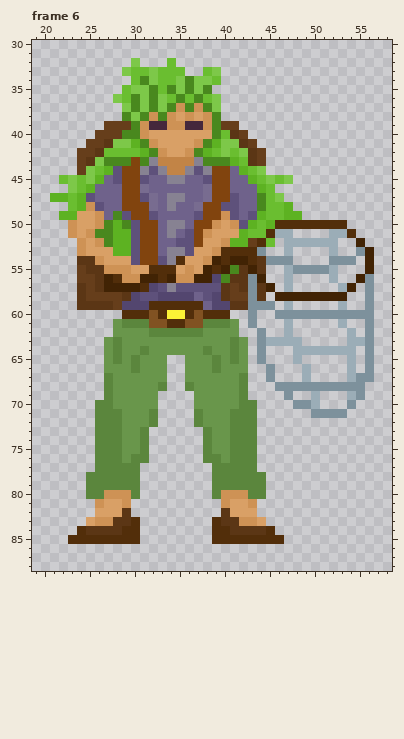
Pixel-art file, stored at Assets/Sprites/Characters/bipoleVIcharacters.aseprite. Above: the version before the commit.
70x90 pixels, 8 frames. Colours within 5 levels of each other are drawn and written as one. Shown: frame 6: x 19..58, y 30..88. The commit also changed other frames, which this record leaves out.
Now the later version:
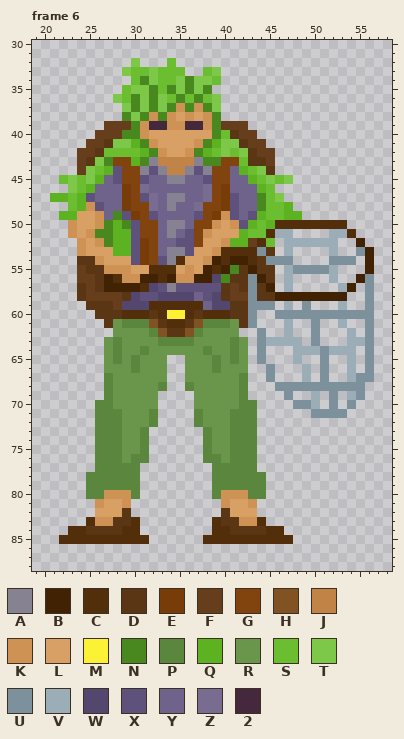
Palette (. is transparent): A #878292  B #412304  C #522e0a  D #5b3615  E #773c08  F #663e1b  G #81440e  H #815222  J #c28446  K #ce9255  L #d9a066  M #fbf236  N #49881e  P #5b863d  Q #5db222  R #69964b  S #6abe30  T #7dc849  U #7d919c  V #9badb7  W #53466f  X #5e517b  Y #6f628b  Z #786c90  2 #45283c
From old to new:
{"where": "frame 6, layers \"Upper\", \"Main\""}
{"frame":6,"y":39,"x":42,"old":".","new":"F"}
{"frame":6,"y":40,"x":43,"old":".","new":"F"}
{"frame":6,"y":41,"x":44,"old":".","new":"F"}
{"frame":6,"y":42,"x":45,"old":".","new":"F"}
{"frame":6,"y":43,"x":28,"old":"NNG","new":"GGQ"}
{"frame":6,"y":43,"x":40,"old":"NQ","new":"GG"}
{"frame":6,"y":43,"x":44,"old":"F.","new":"DF"}
{"frame":6,"y":44,"x":45,"old":".","new":"D"}
{"frame":6,"y":46,"x":29,"old":"G","new":"E"}
{"frame":6,"y":46,"x":40,"old":"G","new":"E"}
{"frame":6,"y":47,"x":29,"old":"G","new":"E"}
{"frame":6,"y":47,"x":40,"old":"G","new":"E"}
{"frame":6,"y":48,"x":29,"old":"G","new":"E"}
{"frame":6,"y":48,"x":40,"old":"X","new":"E"}
{"frame":6,"y":49,"x":30,"old":"G","new":"E"}
{"frame":6,"y":49,"x":39,"old":"G","new":"E"}
{"frame":6,"y":52,"x":31,"old":"G","new":"E"}
{"frame":6,"y":53,"x":31,"old":"G","new":"E"}
{"frame":6,"y":53,"x":45,"old":".","new":"D"}
{"frame":6,"y":54,"x":31,"old":"G","new":"E"}
{"frame":6,"y":55,"x":45,"old":".","new":"D"}
{"frame":6,"y":56,"x":45,"old":".","new":"D"}
{"frame":6,"y":58,"x":45,"old":".","new":"D"}
{"frame":6,"y":59,"x":24,"old":"D","new":"."}
{"frame":6,"y":59,"x":49,"old":".","new":"U"}
{"frame":6,"y":60,"x":26,"old":"...","new":"DDD"}
{"frame":6,"y":60,"x":32,"old":"H","new":"D"}
{"frame":6,"y":60,"x":37,"old":"H","new":"D"}
{"frame":6,"y":60,"x":41,"old":"..","new":"DD"}
{"frame":6,"y":61,"x":27,"old":".","new":"D"}
{"frame":6,"y":61,"x":33,"old":"H","new":"D"}
{"frame":6,"y":61,"x":36,"old":"H","new":"D"}
{"frame":6,"y":61,"x":42,"old":".","new":"D"}
{"frame":6,"y":61,"x":50,"old":".","new":"U"}
{"frame":6,"y":62,"x":33,"old":"PPPP","new":"HDDH"}
{"frame":6,"y":62,"x":50,"old":".","new":"U"}
{"frame":6,"y":63,"x":33,"old":"RRRR","new":"PPPP"}
{"frame":6,"y":63,"x":50,"old":".","new":"U"}
{"frame":6,"y":64,"x":51,"old":"V","new":"U"}
{"frame":6,"y":65,"x":51,"old":".","new":"U"}
{"frame":6,"y":66,"x":51,"old":".","new":"U"}
{"frame":6,"y":67,"x":51,"old":".","new":"U"}
{"frame":6,"y":69,"x":52,"old":".","new":"U"}
{"frame":6,"y":70,"x":52,"old":".","new":"U"}
{"frame":6,"y":83,"x":25,"old":"L","new":"C"}
{"frame":6,"y":83,"x":44,"old":"L","new":"C"}
{"frame":6,"y":84,"x":23,"old":".","new":"C"}
{"frame":6,"y":84,"x":46,"old":".","new":"C"}
{"frame":6,"y":85,"x":22,"old":".","new":"C"}
{"frame":6,"y":85,"x":31,"old":".","new":"C"}
{"frame":6,"y":85,"x":38,"old":".","new":"C"}
{"frame":6,"y":85,"x":47,"old":".","new":"C"}
{"label":"changed","picture_box":[77,121,275,346]}
{"label":"changed","picture_box":[302,301,338,409]}
{"label":"changed","picture_box":[59,517,95,544]}
{"label":"changed","picture_box":[257,517,293,544]}
{"label":"added","picture_box":[140,535,149,544]}
{"label":"added","picture_box":[203,535,212,544]}
